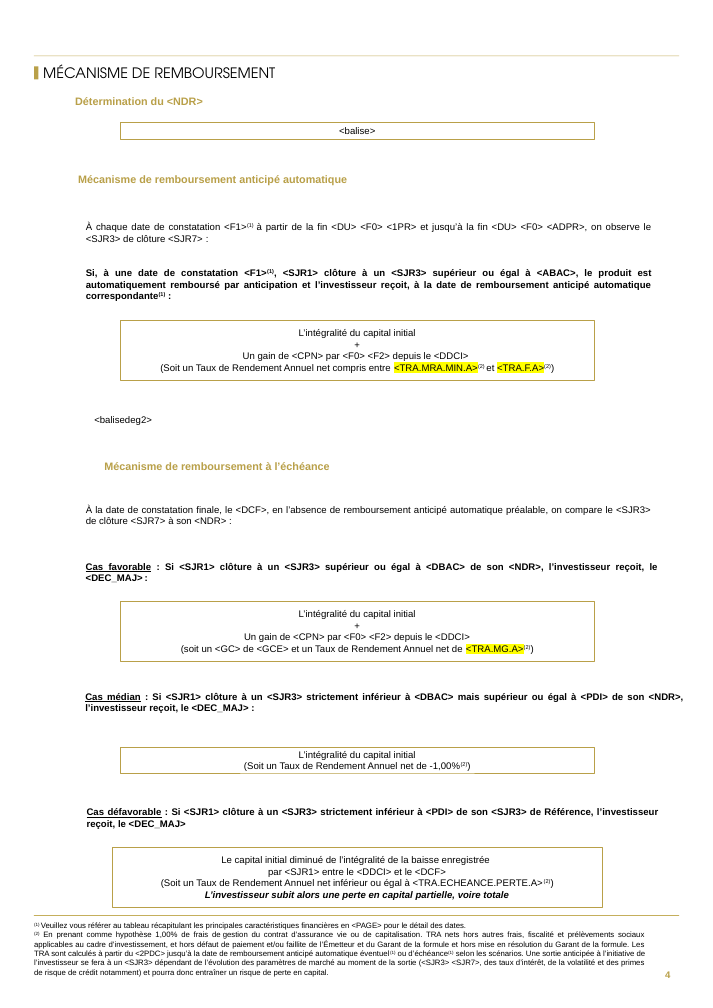
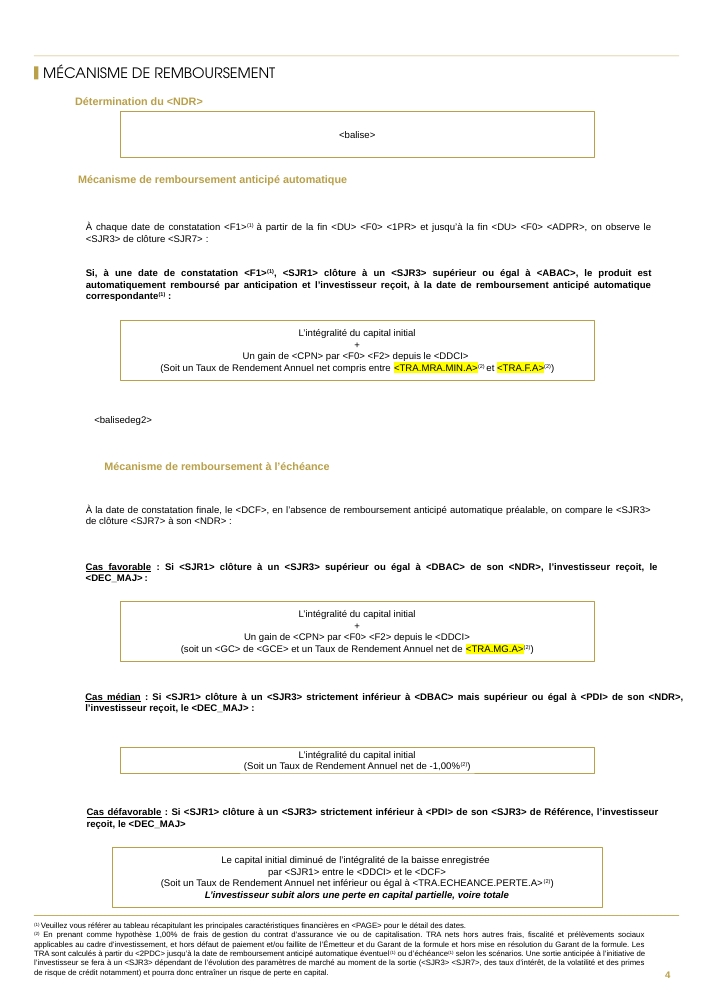
Before and after one commit to guillaumejacquin/equitim-project2, a slide deck: slide 4 of Templates/testmercredi.pptx. Drawn at 713x1008 pixels with LibreOffice and Linux fonts; fonts in the diff are those of the drawing; background and template pictures are left out. Boxes give left, top, right and bottom in pixels: in the first picture for what was removed or moved away, otherwise in the second. Text is boxed around its words. In the diff, an @@ line names an element or a change of style, - is before the commit and + after.

```diff
--- a/Templates/testmercredi.pptx
+++ b/Templates/testmercredi.pptx
@@ rectangle "<balise>" resized from (x1=121, y1=122, x2=594, y2=140) to (x1=121, y1=111, x2=594, y2=158) @@
```
Also in this commit, not shown: 6 other slides changed, 35 other files.
